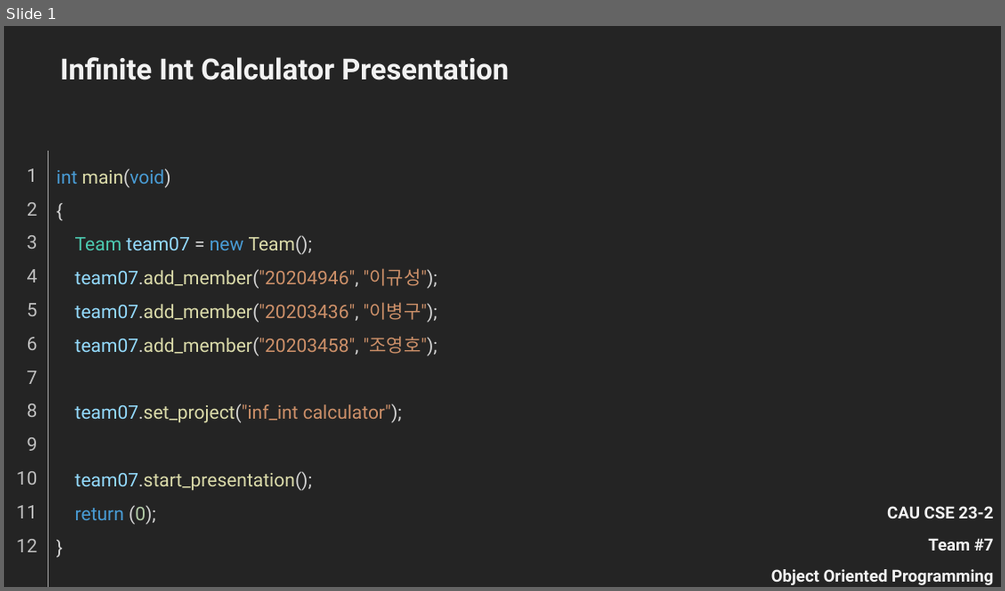
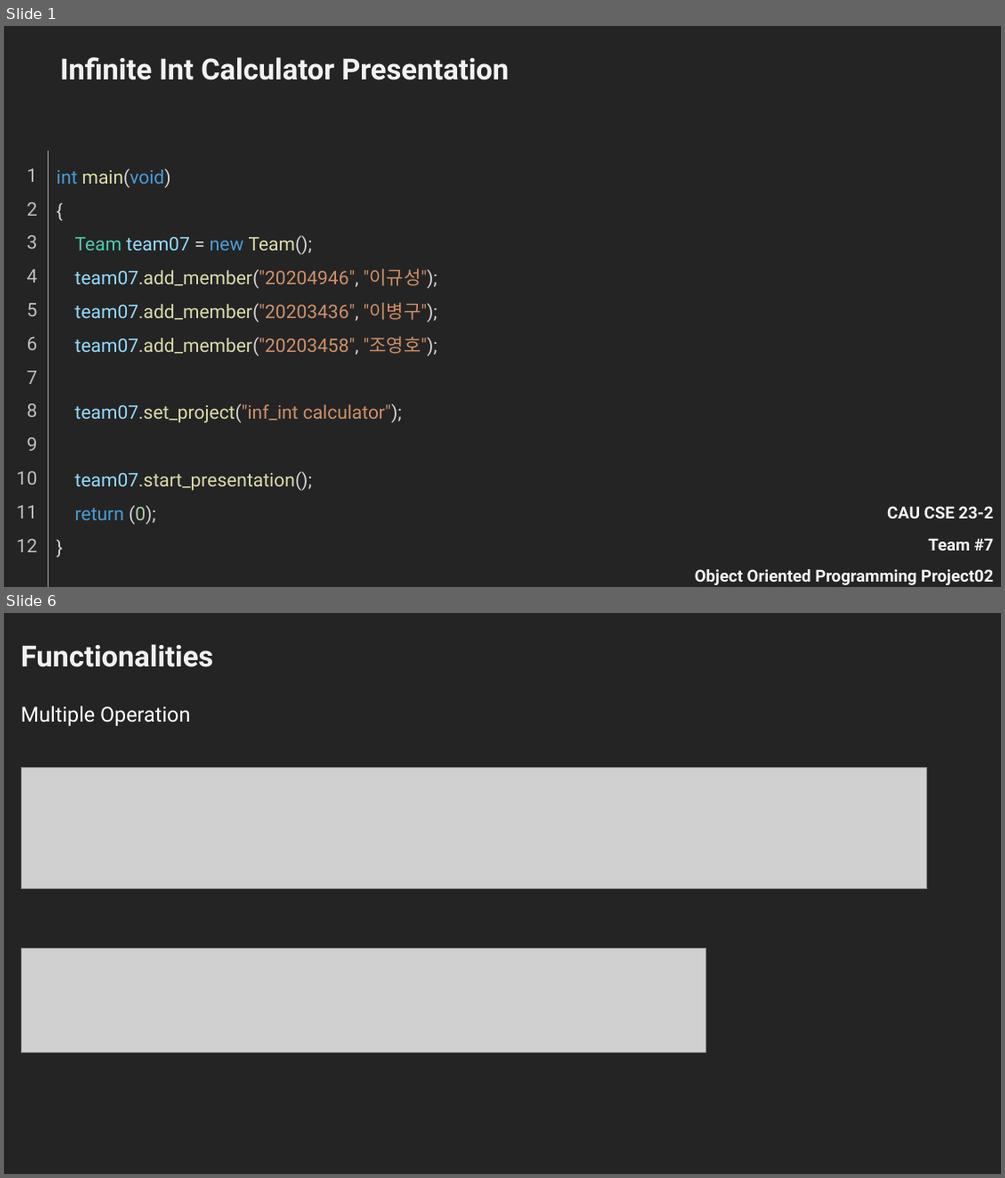
Before and after one commit to Tastypotato245/OOP_Project02, a slide deck: OOP_Project02_Team07.pptx. Shown one above the other, each under a label of ours: slide 1 before the commit, slides 1 and 6 after it; the slides between them are not shown. The pictures are 1005x591 and 1005x1178 pixels, drawn with LibreOffice and Linux fonts; fonts in the diff are those of the drawing; grey boxes stand for pictures. Boxes give left, top, right and bottom in pixels: in the first picture for what was removed or moved away, otherwise in the second. Text is boxed around its words. In the diff, an @@ line names an element or a change of style, - is before the commit and + after.

```diff
--- a/OOP_Project02_Team07.pptx
+++ b/OOP_Project02_Team07.pptx
@@ slide 6 added at (x1=4, y1=613, x2=1001, y2=1174), background #242424 @@
@@ text added at (x1=21, y1=644, x2=213, y2=667), 28 pt, text #F2F2F2, bold @@
+Functionalities
@@ text added at (x1=21, y1=706, x2=190, y2=726), 20 pt, text #FFFFFF @@
+Multiple Operation
@@ picture added at (x1=21, y1=768, x2=927, y2=889) @@
@@ picture added at (x1=21, y1=948, x2=706, y2=1052) @@
@@ slide 1 changed as well @@
@@ text "CAU CSE 23-2" moved from (x1=771, y1=506, x2=994, y2=585) to (x1=695, y1=506, x2=994, y2=585) @@
@@ text at (x1=695, y1=569, x2=993, y2=585): text changed @@
-Object Oriented Programming
+Object Oriented Programming Project02
```
Also in this commit, not shown: 9 other slides added, 3 slides removed, 1 other file.
